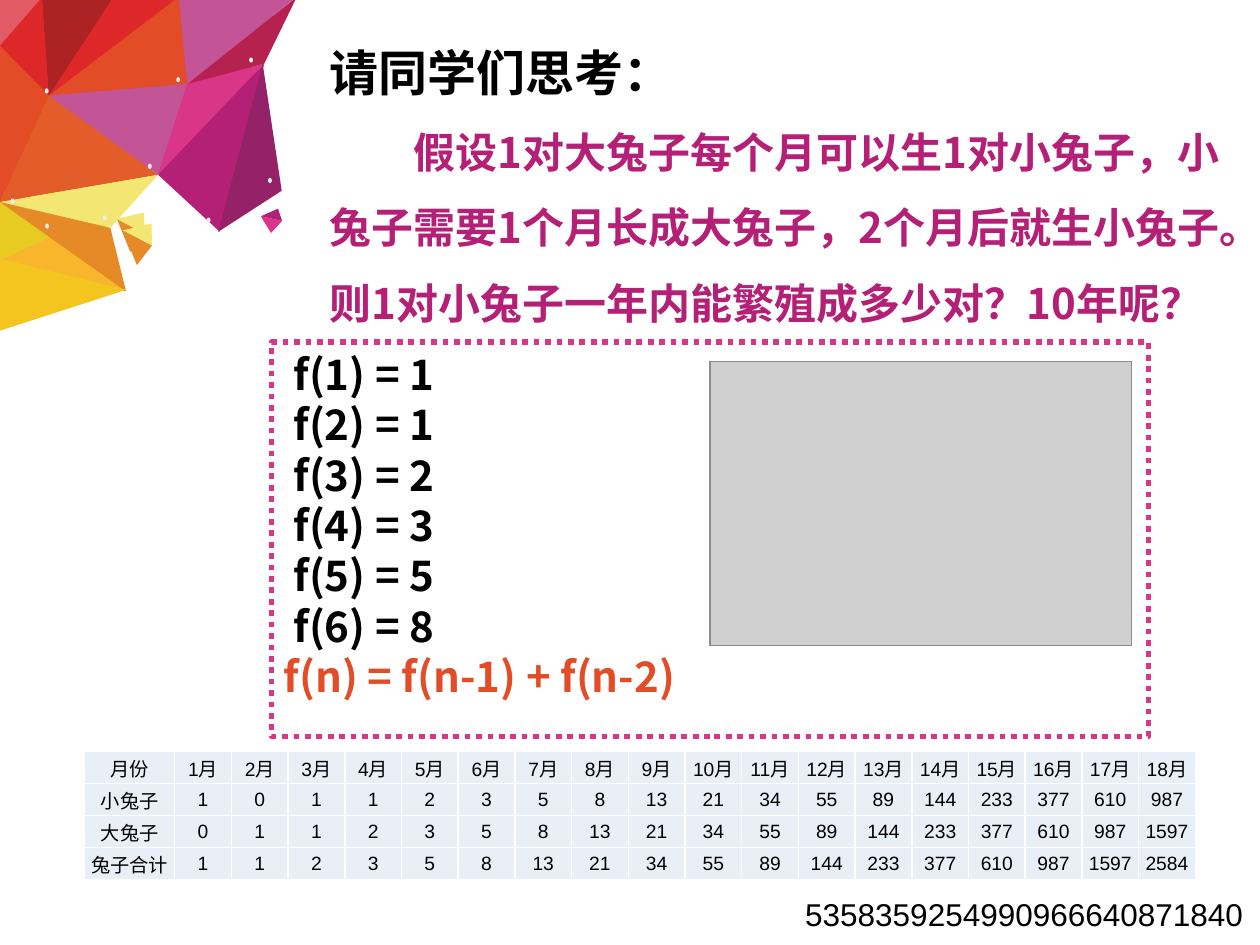
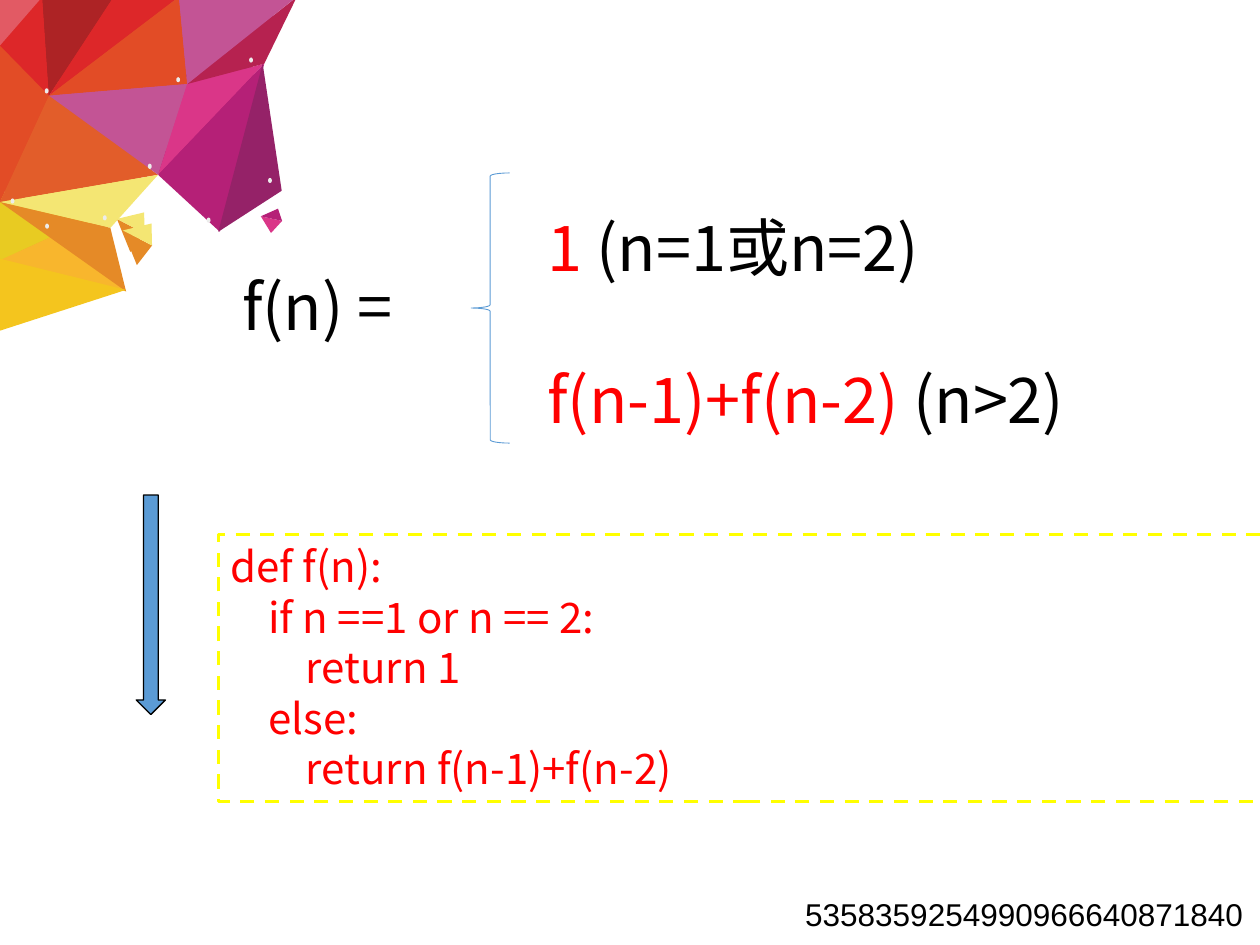
Before and after one commit to hongm32/2020design, a slide deck: slide 4 of 【第07-08课】可以复用的代码/【第07课】2.4可以复用的代码.pptx (slide 2 before the commit). Drawn at 1260x945 pixels with LibreOffice and Linux fonts; fonts in the diff are those of the drawing; grey boxes stand for pictures. Boxes give left, top, right and bottom in pixels: in the first picture for what was removed or moved away, otherwise in the second. Text is boxed around its words. In the diff, an @@ line names an element or a change of style, - is before the commit and + after.

```diff
--- a/【第07-08课】可以复用的代码/【第07课】2.4可以复用的代码.pptx
+++ b/【第07-08课】可以复用的代码/【第07课】2.4可以复用的代码.pptx
@@ text removed at <box>330,49,1260,323</box> @@
-请同学们思考：
-假设1对大兔子每个月可以生1对小兔子，小兔子需要1个月长成大兔子，2个月后就生小兔子。则1对小兔子一年内能繁殖成多少对？10年呢？
@@ group added at <box>242,173,1064,442</box>: 3 texts, 1 left brace @@
+f(n) =
+1 (n=1或n=2)
+f(n-1)+f(n-2) (n>2)
@@ rectangle removed at <box>271,343,1148,737</box> @@
-f(1) = 1
-f(2) = 1
-f(3) = 2
-f(4) = 3
-f(5) = 5
-f(6) = 8
-f(n) = f(n-1) + f(n-2)
@@ picture removed at <box>711,362,1131,645</box> @@
@@ down arrow added at <box>136,495,165,714</box>, fill #5B9BD5, outline #000000 0.75 pt @@
@@ rectangle added at <box>218,534,1260,801</box>, outline #FFFF00 2 pt dashed, 24 pt, text #FF0000 @@
+def f(n):
+if n ==1 or n == 2:
+return 1
+else:
+return f(n-1)+f(n-2)
@@ table removed at <box>84,751,1194,879</box>, 4 rows, 19 columns @@
-月份 | 1月 | 2月 | 3月 | 4月 | 5月 | 6月 | 7月 | 8月 | 9月 | 10月 | 11月 | 12月 | 13月 | 14月 | 15月 | 16月 | 17月 | 18月
-小兔子 | 1 | 0 | 1 | 1 | 2 | 3 | 5 | 8 | 13 | 21 | 34 | 55 | 89 | 144 | 233 | 377 | 610 | 987
-大兔子 | 0 | 1 | 1 | 2 | 3 | 5 | 8 | 13 | 21 | 34 | 55 | 89 | 144 | 233 | 377 | 610 | 987 | 1597
-兔子合计 | 1 | 1 | 2 | 3 | 5 | 8 | 13 | 21 | 34 | 55 | 89 | 144 | 233 | 377 | 610 | 987 | 1597 | 2584
```
Also in this commit, not shown: 2 slides added, 2 other files.
